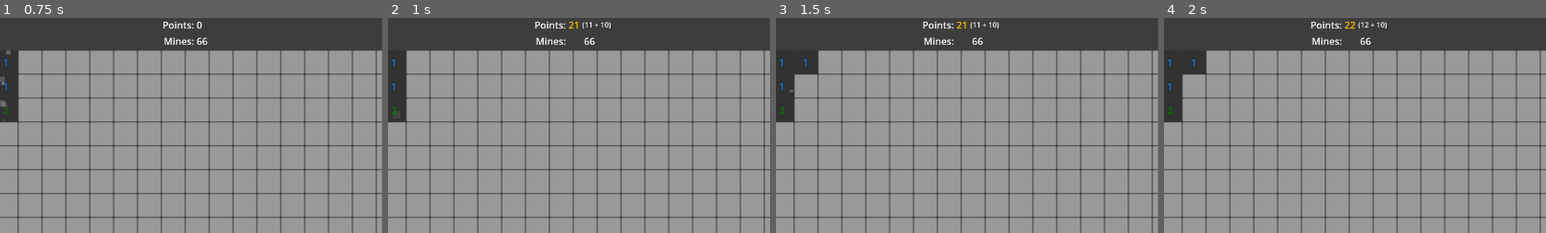
Above: before the commit, frames 1-4 (left to right).
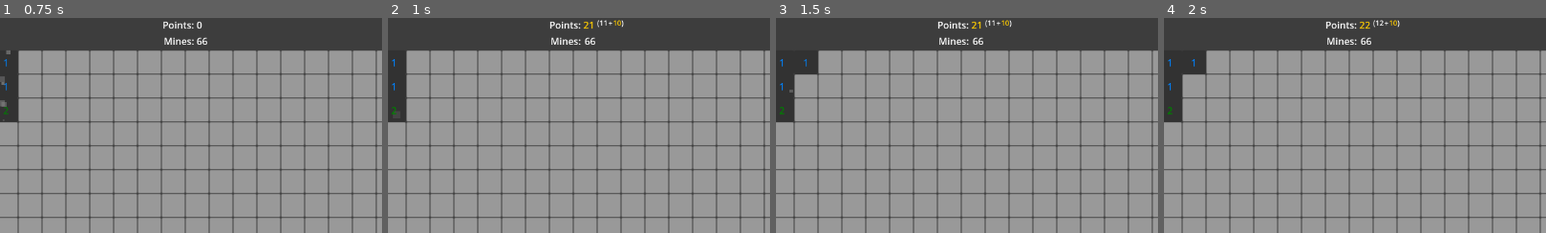
Above: after the commit, the same moments.

Repository: krets/sweep
Game: Godot game, scene res://game.tscn
Same seed, same stepped clock (60 frames per second), same inputs: the game is played once before the commit and once after it.
Inputs (mouse positions are % of the whole screen's width and height, from its top left):
- Up to frame 1 (0.75 s): click (20, 10) at 0.52 s
- Up to frame 2 (1 s): no input
- Up to frame 3 (1.5 s): click (30, 10) at 1.27 s
- Up to frame 4 (2 s): no input
The pictures show only the part of the screen within x 26-76%, y 0-50%; the shares and areas given below are measured in that part.

Frame 1 is identical in both runs. In frame 2, 0.7% of the frame differs, in the area x 38-62%, y 0-13%; in frame 3, 0.7%; in frame 4, 0.8%.

Commit message:
breakdown bbcode

Diff:
--- a/game.gd
+++ b/game.gd
@@ -40,7 +40,7 @@
 @onready var overlay_label: Label = %OverlayLabel
 @onready var overlay_restart_button: Button = %OverlayRestartButton
 @onready var points_label: Label = %PointsLabel
-@onready var points_breakdown: Label = %PointsBreakdownLabel
+@onready var points_breakdown: RichTextLabel = %PointsBreakdownLabel
 
 @onready var overlay_panel_bg: Panel = %OverlayBackgroundPanel
 
@@ -348,6 +348,7 @@
 	if points_bonus > 0:
 		points_label.modulate = points_color_bonus
 		points_breakdown.text = "(%d + %d)" % [cells_revealed * points_per_tile, points_bonus]
+		points_breakdown.text = "(%d + [color=#FC0]%d[/color])" % [cells_revealed * points_per_tile, points_bonus]
 	else:
 		points_label.modulate = points_color_normal
 		points_breakdown.text = ""
--- a/game.tscn
+++ b/game.tscn
@@ -74,11 +74,16 @@
 unique_name_in_owner = true
 layout_mode = 2
 
-[node name="PointsBreakdownLabel" type="Label" parent="VBoxContainer/HBoxContainer/StatsGrid/HBoxContainer"]
+[node name="PointsBreakdownLabel" type="RichTextLabel" parent="VBoxContainer/HBoxContainer/StatsGrid/HBoxContainer"]
 unique_name_in_owner = true
+clip_contents = false
 layout_mode = 2
-tooltip_text = "(Points + Bonus Points)"
 theme = SubResource("Theme_j5wjh")
+bbcode_enabled = true
+scroll_active = false
+autowrap_mode = 0
+horizontal_alignment = 3
+vertical_alignment = 3
 
 [node name="MinesTitleLabel" type="Label" parent="VBoxContainer/HBoxContainer/StatsGrid"]
 layout_mode = 2
Not shown, changed: notes.md
